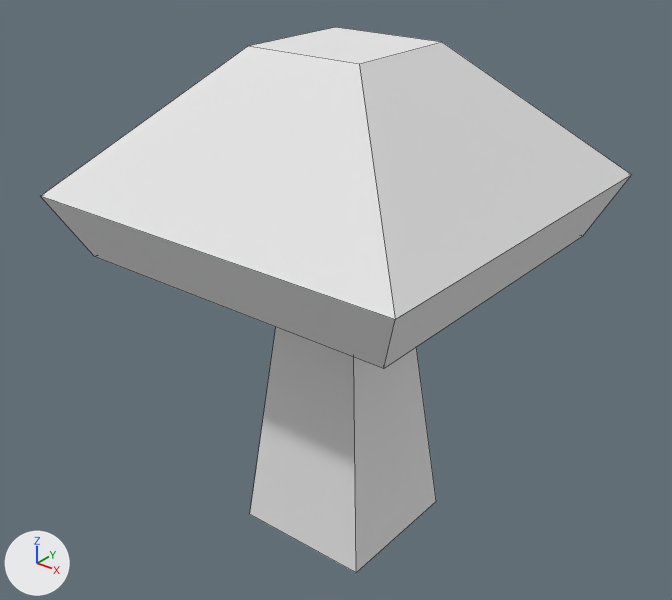
Renders of the Blender file Source/Blender Models/Mushroom.blend from each side of a commit.
Both versions are drawn from a camera (50 mm lens) standing at (6.96, -8.9, 8.95) and looking at (-0.11, -0.06, 3.47). The lights are fixed; the arrows at lower left show +X, +Y and +Z. Mesh edges are drawn as thin lines.
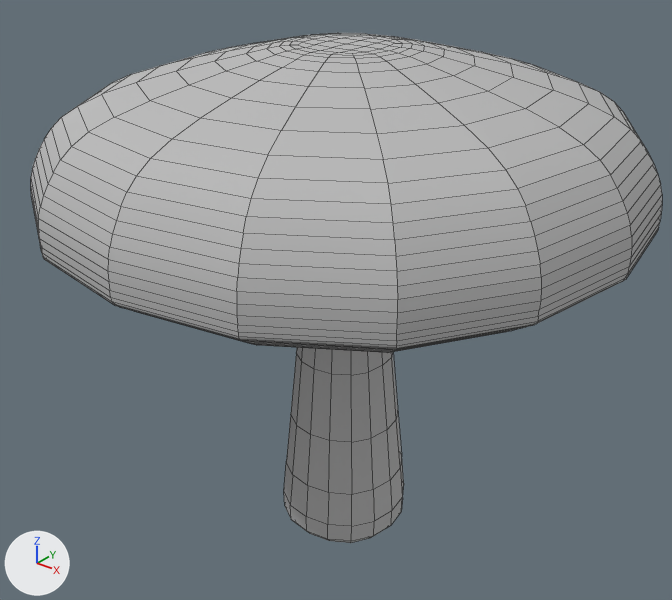
Commit message: Mushroom model Af.

The change, as a diff of the scene's bpy script:
```diff
--- a/Source/Blender Models/Mushroom.blend.py
+++ b/Source/Blender Models/Mushroom.blend.py
@@ mat_material @@
 mat_material = diffuse_material('Material')
-mat_material.base_color = (0.8, 0.8, 0.8)  # white #e7e7e7
+mat_material.base_color = (0.5, 0.5, 0.5)  # grey #bcbcbc
@@ me_cube @@
 # used by ob_cube; location = (0.0, 0.0, 1.0)
-me_cube.from_pydata(...)  # 32 vertices, 30 faces; spans x -2.67..2.67, y -2.67..2.67, z -1.0..5.86
+me_cube.from_pydata(...)  # 56 vertices, 54 faces; spans x -4.14..4.14, y -4.14..4.14, z -1.0..5.86
+# me_cube part 1
+# 8 faces are deleted
+# 8 vertices move from x -2.67..2.67, y -2.67..2.67, z 3.26..4.1 to x -3.53..3.53, y -3.53..3.53, z 3.5..5.33
+# 24 vertices are added at x -4.14..4.14, y -4.14..4.14, z -1.0..4.81
+# 32 new faces join them
 me_cube.materials.append(mat_material)
@@ ob_cube @@
 ob_cube.location = (0.0, 0.0, 1.0)
+_m = ob_cube.modifiers.new('Subsurf', 'SUBSURF')
+_m.levels = 4
```

Changed parts and their boxes (x1, y1, x2, y2) in the pictures (672 x 600 px):
'Cube', recoloured, reshaped, modifiers changed (white to grey, 7% wider, 7% shorter)
    before: (41, 27, 632, 573)
    after: (31, 33, 662, 543)
part 1 of me_cube, built on
    before: (41, 42, 632, 573)
    after: (31, 38, 662, 543)
